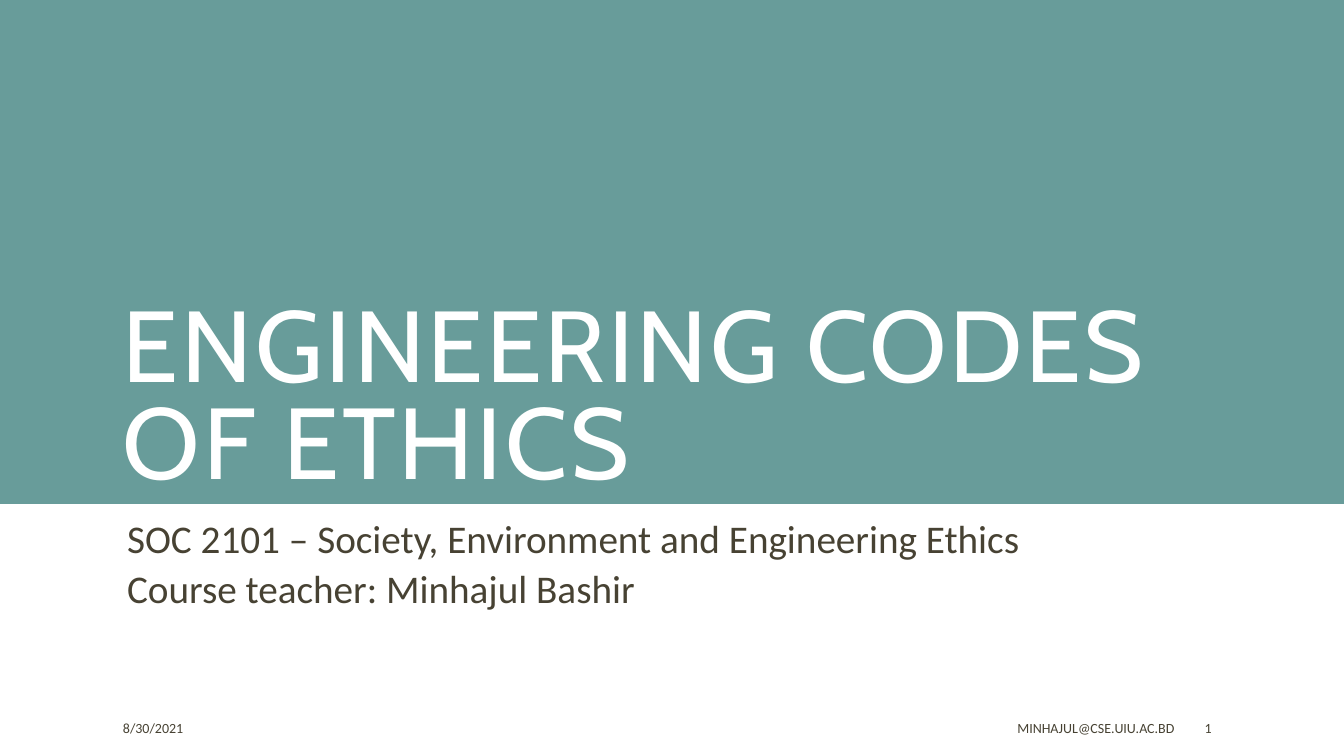
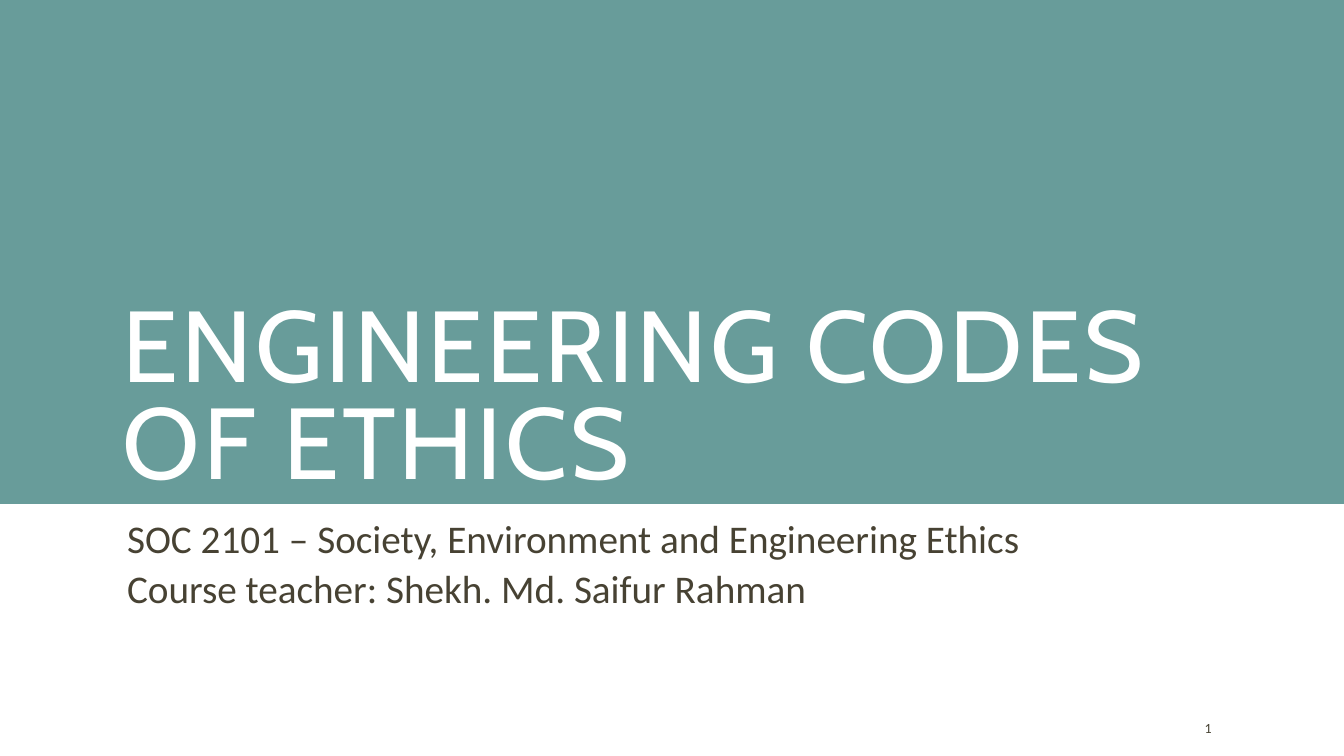
Before and after one commit to saifurrahman1701/UIU-Courses-Materials-, a slide deck: slide 1 of BSCSE/[251] Spring 2025/SOC/01-codes-of-ethics.pptx. Drawn at 1344x756 pixels with LibreOffice and Linux fonts; fonts in the diff are those of the drawing. Boxes give left, top, right and bottom in pixels: in the first picture for what was removed or moved away, otherwise in the second. Text is boxed around its words. In the diff, an @@ line names an element or a change of style, - is before the commit and + after.

```diff
--- a/BSCSE/[251] Spring 2025/SOC/01-codes-of-ethics.pptx
+++ b/BSCSE/[251] Spring 2025/SOC/01-codes-of-ethics.pptx
@@ subtitle at (127,575,806,604): text changed @@
-Course teacher: Minhajul Bashir
+Course teacher: Shekh. Md. Saifur Rahman
@@ text removed at (123,723,183,734) @@
-8/30/2021
@@ text removed at (1017,724,1174,735) @@
-MINHAJUL@CSE.UIU.AC.BD
```
Also in this commit, not shown: 23 other slides changed, 13 other files.
